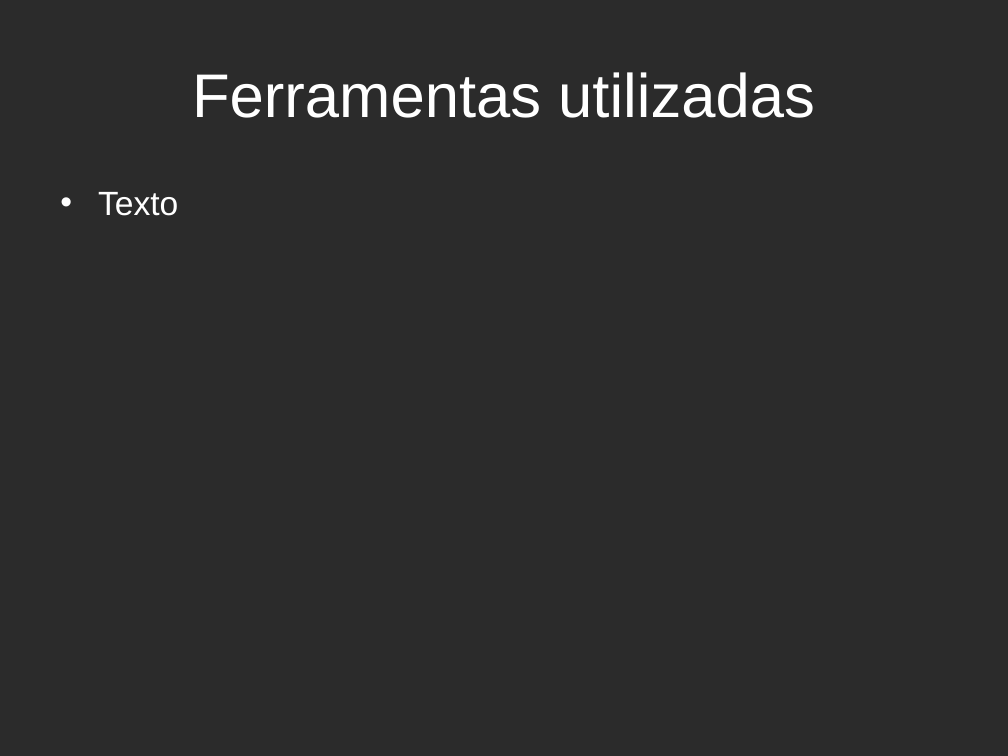
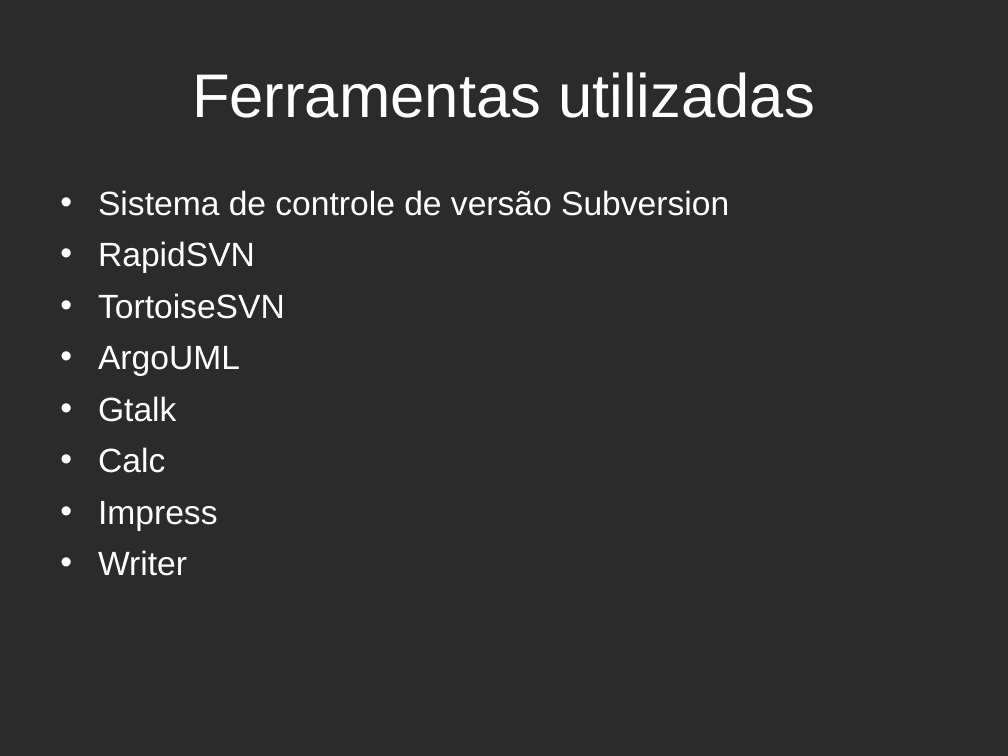
Before and after one commit to Hian-Cintra/fooddeliveryweb, a slide deck: slide 6 of Documentacao/Outros Documentos/Apresentação FoodDeliveryWeb.odp. Drawn at 1008x756 pixels with LibreOffice and Linux fonts; fonts in the diff are those of the drawing; background and template pictures are left out; a plain dark background stands for a picture behind light text. Boxes give left, top, right and bottom in pixels: in the first picture for what was removed or moved away, otherwise in the second. Text is boxed around its words. In the diff, an @@ line names an element or a change of style, - is before the commit and + after.

```diff
--- a/Documentacao/Outros Documentos/Apresentação FoodDeliveryWeb.odp
+++ b/Documentacao/Outros Documentos/Apresentação FoodDeliveryWeb.odp
@@ text at <box>98,190,729,576</box>: text changed @@
-• Texto
+• Sistema de controle de versão Subversion
+• RapidSVN
+• TortoiseSVN
+• ArgoUML
+• Gtalk
+• Calc
+• Impress
+• Writer
```
